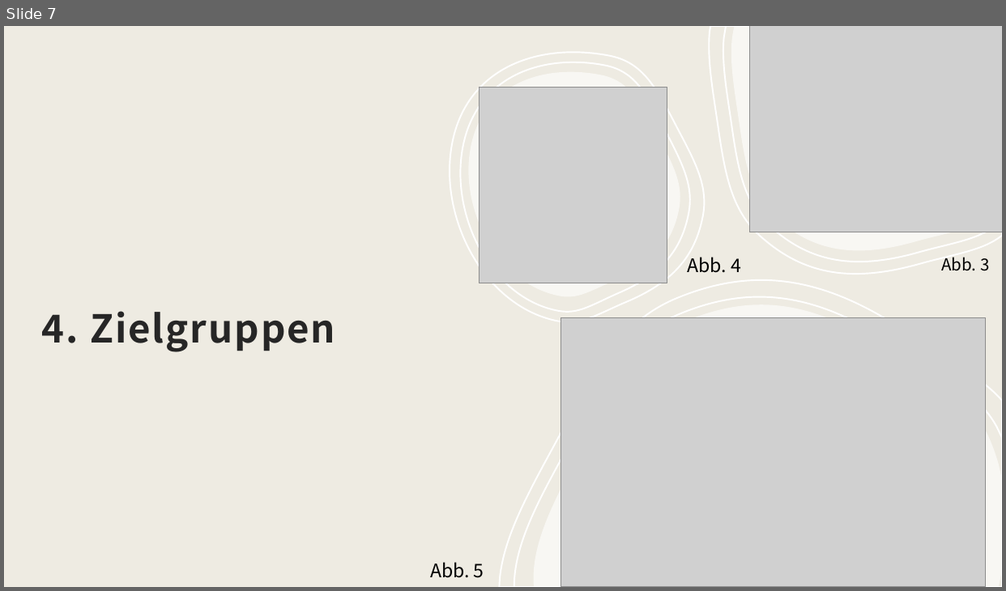
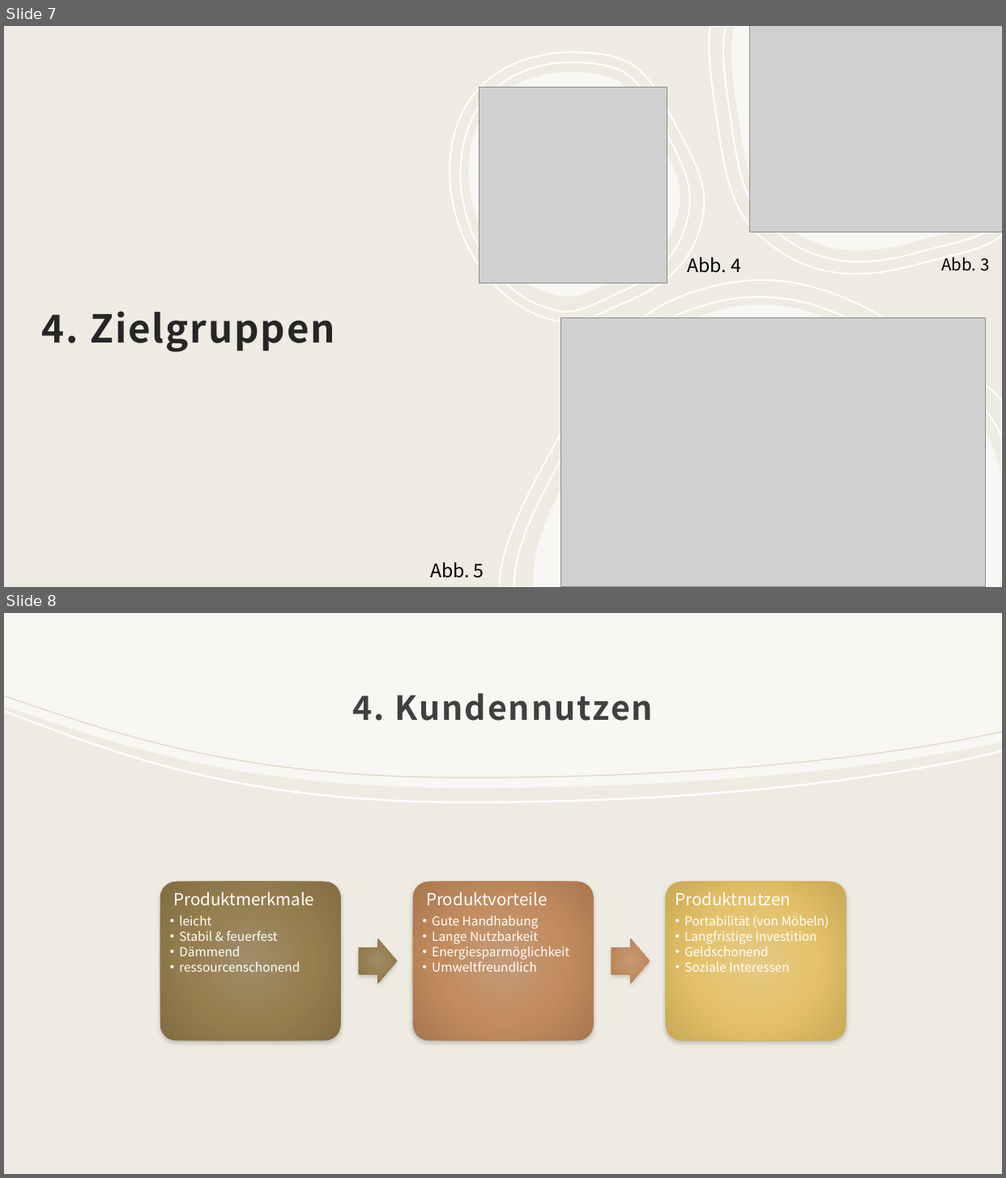
Before and after one commit to therealossi/Marketing, a slide deck: Teil2/Teil2.pptx. Shown one above the other, each under a label of ours: slide 7 before the commit, slides 7 and 8 after it. The pictures are 1006x591 and 1006x1178 pixels, drawn with LibreOffice and Linux fonts; fonts in the diff are those of the drawing; grey boxes stand for pictures. Boxes give left, top, right and bottom in pixels: in the first picture for what was removed or moved away, otherwise in the second. Text is boxed around its words. In the diff, an @@ line names an element or a change of style, - is before the commit and + after.

```diff
--- a/Teil2/Teil2.pptx
+++ b/Teil2/Teil2.pptx
@@ slide 8 added at (4,613,1002,1174), background #EEEBE2; not listed: 4 template elements that a slide beside it also shows @@
@@ rectangle added at (4,613,1002,1174), fill #EEEBE2 @@
@@ freeform shape added at (4,613,1002,788), fill #FFFFFF at 60% opacity @@
@@ freeform shape added at (4,696,1002,778), fill #DDD7C5 @@
@@ text added at (352,693,653,721), 32 pt, text #404040, bold @@
+4. Kundennutzen
@@ freeform shape added at (4,710,1002,803), fill #FFFFFF @@
@@ group added at (160,882,846,1041): 3 rounded rectangles, 3 texts, 2 right arrows @@
+Produktmerkmale
+  • leicht
+  • Stabil & feuerfest
+  • Dämmend
+  • ressourcenschonend
+Produktvorteile
+  • Gute Handhabung
+  • Lange Nutzbarkeit
+  • Energiesparmöglichkeit
+  • Umweltfreundlich
+Produktnutzen
+  • Portabilität (von Möbeln)
+  • Langfristige Investition
+  • Geldschonend
+  • Soziale Interessen
```
Also in this commit, not shown: 3 slides changed, 1 other slide added, 1 slide removed, 7 other files.
